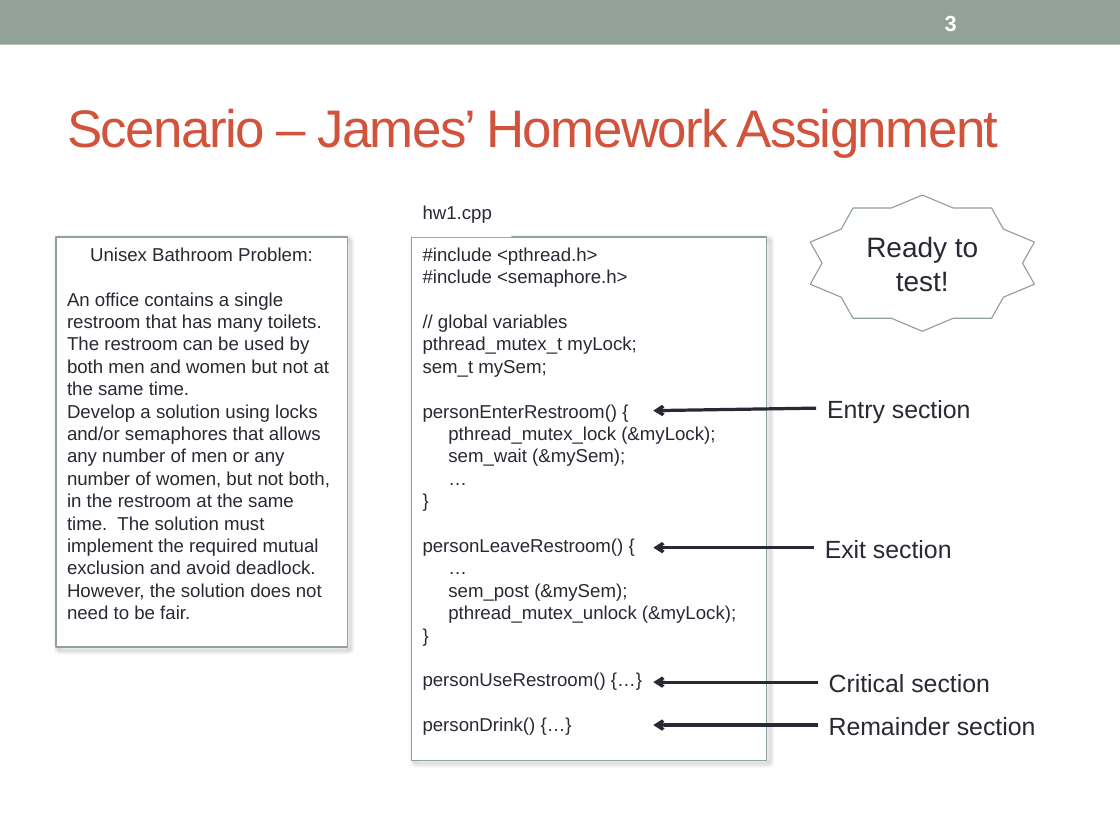
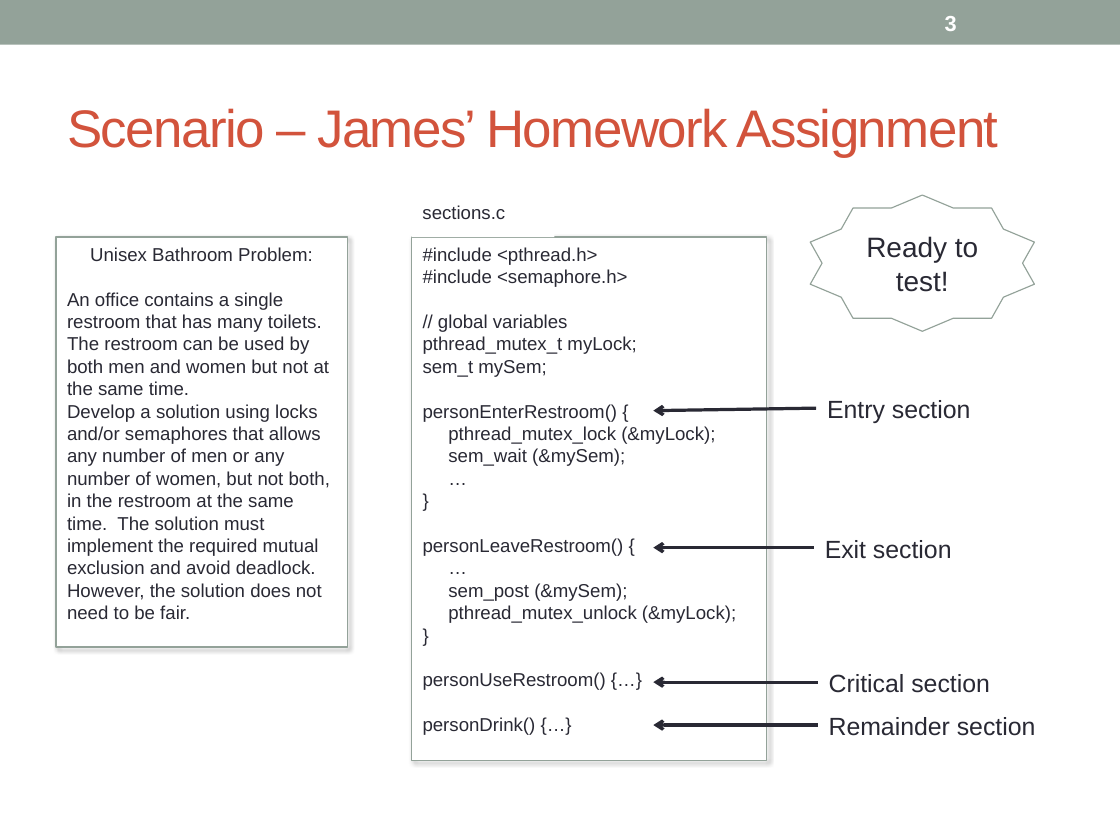
Before and after one commit to concurTestFramework/concurTestFramework, a slide deck: slide 3 of Documents/Concur_Presentation.pptx. Drawn at 1120x840 pixels with LibreOffice and Linux fonts; fonts in the diff are those of the drawing. Boxes give left, top, right and bottom in pixels: in the first picture for what was removed or moved away, otherwise in the second. Text is boxed around its words. In the diff, an @@ line names an element or a change of style, - is before the commit and + after.

```diff
--- a/Documents/Concur_Presentation.pptx
+++ b/Documents/Concur_Presentation.pptx
@@ text at [422,205,505,219]: text changed @@
-hw1.cpp
+sections.c
```
Also in this commit, not shown: 5 slides added, 2 other files.
